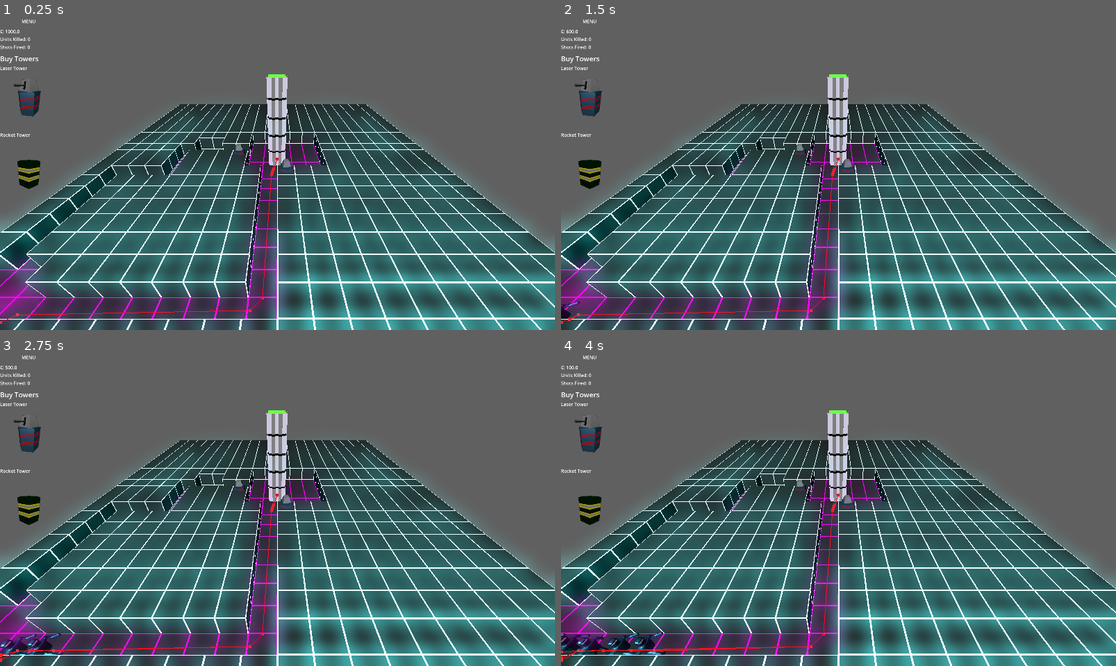
Above: before the commit, frames 1-4 (two rows, left to right).
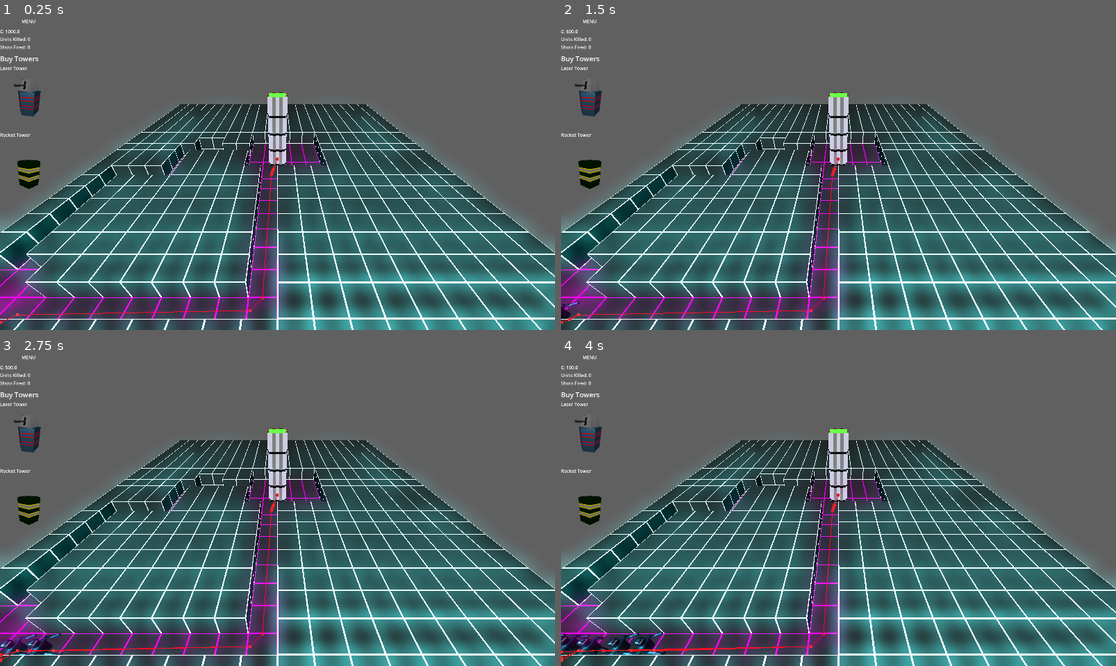
Above: after the commit, the same moments.

Repository: StefanHolst/LD57
Game: Godot game, scene res://Game.tscn
Two runs of this game, one before a commit and one after it. Both use one fixed random seed, a clock stepped at 60 frames per second and the inputs below.
Inputs (mouse positions are in pixels of both pictures, inside the frame that each line leads up to):
- Up to frame 1 (0.25 s): no input
- Up to frame 2 (1.5 s): click (588, 102) at 0.5 s; click (588, 167) at 1.25 s
- Up to frame 3 (2.75 s): click (27, 438) at 2 s
- Up to frame 4 (4 s): click (588, 503) at 2.75 s; click (588, 438) at 3.5 s

The runs differ from the first frame. In frame 1, 0.6% of the frame differs, in the area x 42-53%, y 18-50%; in frame 2, 0.6%; in frame 3, 0.6%; in frame 4, 0.6%.

Commit message:
units, rocket fix, hq separate

Diff:
--- /dev/null
+++ b/Map/Headquarter.tscn
@@ -0,0 +1,17 @@
+[gd_scene load_steps=3 format=3 uid="uid://cdgbvh3obrjay"]
+
+[ext_resource type="PackedScene" uid="uid://c5ewmmponwaek" path="res://Assets/towerv2.glb" id="1_eqxoe"]
+
+[sub_resource type="BoxShape3D" id="BoxShape3D_47xis"]
+size = Vector3(1.615, 11, 2.525)
+
+[node name="Headquarter" type="Node3D"]
+
+[node name="StaticBody3D" type="StaticBody3D" parent="."]
+
+[node name="CollisionShape3D" type="CollisionShape3D" parent="StaticBody3D"]
+transform = Transform3D(1, 0, 0, 0, 1, 0, 0, 0, 1, 0, 5.5, 0)
+shape = SubResource("BoxShape3D_47xis")
+
+[node name="towerv2" parent="StaticBody3D/CollisionShape3D" instance=ExtResource("1_eqxoe")]
+transform = Transform3D(1, 0, 0, 0, 1, 0, 0, 0, 1, 0, -5.5, 0)
--- a/Map/Map.gd
+++ b/Map/Map.gd
@@ -23,14 +23,14 @@
 	var spawn_point = convertVector(Vector3(-10, 1, 10))
 
 	# Create test towers
-	var tower1 = LaserTower.new()
-	tower1.position = convertVector(Vector3(0, 1, 2))
-	towers.append(tower1)
-	game.add_child(tower1)
-	var tower2 = LaserTower.new()
-	tower2.position = convertVector(Vector3(-3, 1, 0))
-	towers.append(tower2)
-	game.add_child(tower2)
+	#var tower1 = LaserTower.new()
+	#tower1.position = convertVector(Vector3(0, 1, 2))
+	#towers.append(tower1)
+	#game.add_child(tower1)
+	#var tower2 = LaserTower.new()
+	#tower2.position = convertVector(Vector3(-3, 1, 0))
+	#towers.append(tower2)
+	#game.add_child(tower2)
 
 	## Create test units
 	for i in range(0, 100):
--- a/Map/terrain1.tscn
+++ b/Map/terrain1.tscn
@@ -1,11 +1,7 @@
-[gd_scene load_steps=7 format=3 uid="uid://b0mg1lrbr7rid"]
+[gd_scene load_steps=6 format=3 uid="uid://b0mg1lrbr7rid"]
 
-[ext_resource type="PackedScene" uid="uid://coy72kedmcsc8" path="res://Assets/towerv2.glb" id="1_qjiw8"]
+[ext_resource type="PackedScene" uid="uid://cdgbvh3obrjay" path="res://Map/Headquarter.tscn" id="1_qjiw8"]
 [ext_resource type="MeshLibrary" uid="uid://4p75p734ii0e" path="res://tilestilesT.tres" id="2_gj1sx"]
-
-[sub_resource type="CylinderShape3D" id="CylinderShape3D_qjiw8"]
-height = 12.0
-radius = 1.5
 
 [sub_resource type="NavigationMesh" id="NavigationMesh_l8g64"]
 vertices = PackedVector3Array(-14.25, 4.5, -2.75, -12.75, 4.5, -2.75, -12.75, 4.5, -4.25, -7.25, 4.5, -4.25, -7.25, 4.5 …(1627 unchanged characters)…
@@ -25,15 +21,7 @@
 
 [node name="Node3D" type="Node3D"]
 
-[node name="StaticBody3D" type="StaticBody3D" parent="."]
-transform = Transform3D(1, 0, 0, 0, 1, 0, 0, 0, 1, -0.0617557, 0, -0.132186)
-
-[node name="CollisionShape3D" type="CollisionShape3D" parent="StaticBody3D"]
-transform = Transform3D(1, 0, 0, 0, 1, 0, 0, 0, 1, 0, 7, 0)
-shape = SubResource("CylinderShape3D_qjiw8")
-
-[node name="towerv2" parent="StaticBody3D/CollisionShape3D" instance=ExtResource("1_qjiw8")]
-transform = Transform3D(1, 0, 0, 0, 1, 0, 0, 0, 1, 0, -5, 0)
+[node name="Headquarter" parent="." instance=ExtResource("1_qjiw8")]
 
 [node name="NavigationRegion3D" type="NavigationRegion3D" parent="."]
 navigation_mesh = SubResource("NavigationMesh_l8g64")
--- a/Towers/RocketTower.gd
+++ b/Towers/RocketTower.gd
@@ -31,10 +31,10 @@
 	player.play("lid1Action_001")
 	player2.play("lid2Action_001")
 
+	var p = Rocket.new(global_position, Quaternion.from_euler(Vector3(PI/2,0,0)), unit)
+	p.damage = attack_damage
 	await get_tree().create_timer(0.7).timeout
 
-	var p = Rocket.new(global_position, Quaternion.from_euler(Vector3(PI/2,0,0)), unit)
-	p.damage = attack_damage
 	Map.add_projectile(p)
 
 	player.play_backwards("lid1Action_001")
--- a/Units/Soldier.gd
+++ b/Units/Soldier.gd
@@ -8,7 +8,6 @@
 var accel = 10
 
 func _ready():
-	healthBar = find_child("HealthBar")
 	body = find_child("Body")
 	var player = find_child("AnimationPlayer") as AnimationPlayer
 	await get_tree().create_timer(randf()).timeout
--- a/Units/Tank.gd
+++ b/Units/Tank.gd
@@ -8,7 +8,6 @@
 var accel = 10
 
 func _ready():
-	healthBar = find_child("HealthBar")
 	body = find_child("Body")
 
 func _init() -> void:
--- a/Units/Unit.gd
+++ b/Units/Unit.gd
@@ -1,6 +1,6 @@
 class_name Unit extends CharacterBody3D
 
-var healthBar: ProgressBar
+@onready var healthBar: ProgressBar = find_child("HealthBar");
 
 # Properties
 var max_health: float
@@ -19,24 +19,3 @@
 
 func _init() -> void:
 	pass
-	#connect("projectile_entered", Callable(self, "_on_area_entered"))  # Correct way to connect the signal
-
-#func move(_delta: float, route: Array) -> void:
-	#var target_route = route[current_route_index] as Vector3 # Get the target route
-	#var direction = (target_route - global_position).normalized() # Calculate the direction towards the target route
-	#var distance = global_position.distance_to(target_route) # Calculate the distance to the target route
-#
-	#if (distance > 0.1):
-		#global_position += direction * speed * _delta
-		#look_at(target_route, Vector3.UP)
-	#else:
-		#current_route_index += 1 # Move to next route
-		#if (current_route_index >= route.size()):
-			## Unit has reached the end of the route
-			#current_route_index = 0 # Reset the route index
-##			map.remove_unit(self)
-#
-#func projectile_entered(projectile) -> void:
-	#if projectile.is_in_group("projectile"): # Check if the object is in the enemy group
-		#projectile.queue_free() # Remove the projectile
-		#map.remove_unit(self)
